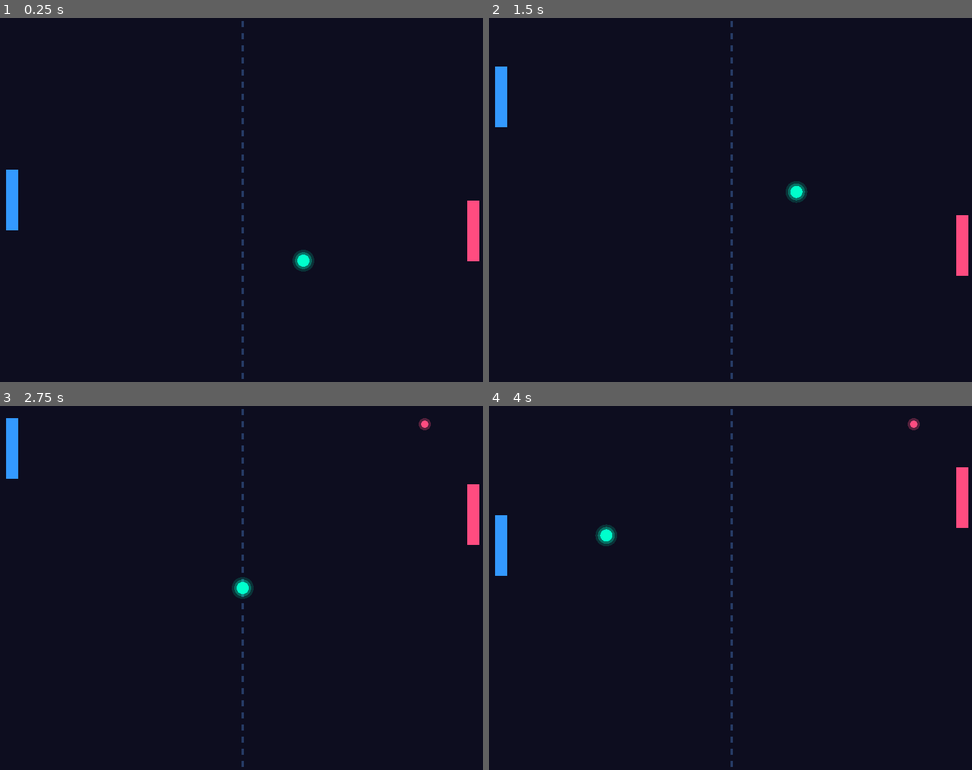
Above: before the commit, frames 1-4 (two rows, left to right).
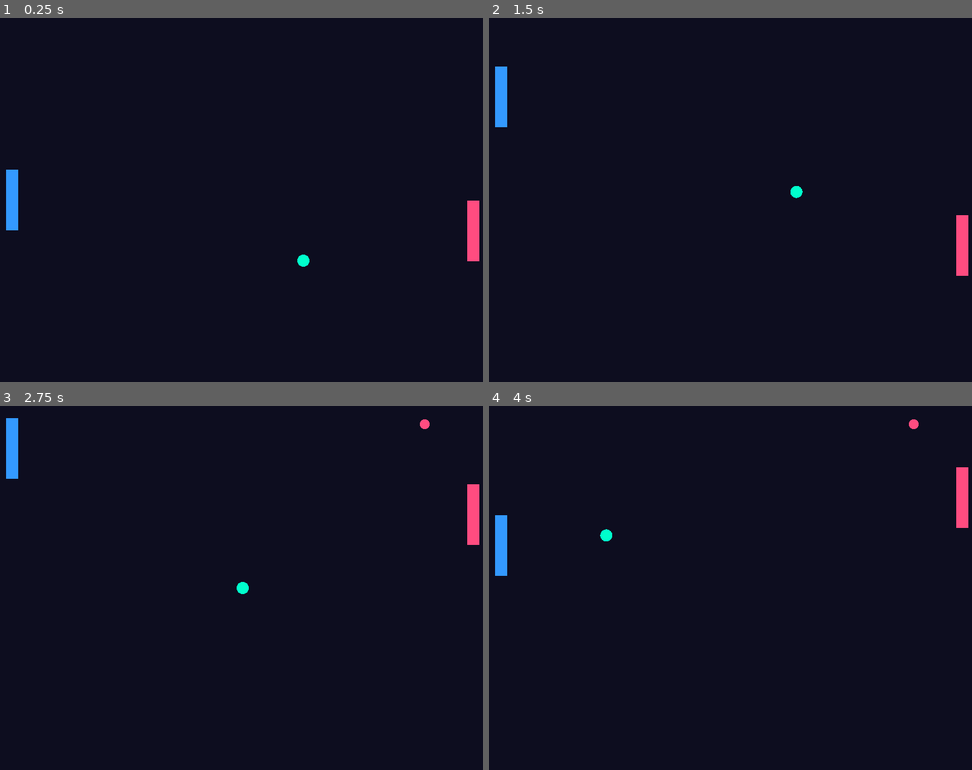
Above: after the commit, the same moments.

Repository: wenzy-tech/godot-pong
Game: Godot game, scene res://Main.tscn
Same seed, same stepped clock (60 frames per second), same inputs: the game is played once before the commit and once after it.
Inputs:
- Up to frame 1 (0.25 s): no input
- Up to frame 2 (1.5 s): hold W (move_up) 0.53-1.28 s; hold S (move_down) from 1.28 s (still down)
- Up to frame 3 (2.75 s): release S (move_down) at 2.03 s; hold W (move_up) from 2.03 s (still down)
- Up to frame 4 (4 s): release W (move_up) at 3.53 s; hold S (move_down) from 3.53 s (still down)

The runs differ from the first frame. In frame 1, 0.4% of the frame differs, in the area x 50-66%, y 0-100%; in frame 2, 0.4%; in frame 3, 0.4%; in frame 4, 0.4%, in the area x 21-90%, y 0-100%.

Commit message:
V31: Simplified drawing - no glow effects, no loops

Diff:
--- a/Main.gd
+++ b/Main.gd
@@ -14,7 +14,7 @@
 var score2 = 0
 
 func _ready():
-	print("DEBUG: _ready called")
+	print("DEBUG V31: _ready called")
 
 func _process(delta):
 	ball_position += ball_velocity * delta
@@ -54,26 +54,22 @@
 	ball_velocity = Vector2(400 * (1 if randf() > 0.5 else -1), 400 * (1 if randf() > 0.5 else -1))
 
 func _draw():
+	# Background
 	draw_rect(Rect2(0, 0, 800, 600), Color(0.05, 0.05, 0.12))
 
-	for i in range(0, 600, 20):
-		draw_rect(Rect2(398, i + 5, 4, 10), Color(0.3, 0.5, 0.8, 0.4))
-
-	draw_circle(ball_position, ball_radius * 1.8, Color(0.0, 0.8, 0.6, 0.2))
-	draw_circle(ball_position, ball_radius * 1.4, Color(0.0, 1.0, 0.8, 0.3))
+	# Ball - solid cyan circle
 	draw_circle(ball_position, ball_radius, Color(0.0, 1.0, 0.8))
 
-	draw_rect(Rect2(10, pad1_pos.y - pad1_height * 0.5, 20, pad1_height), Color(0.2, 0.6, 1.0, 0.35), true, 6)
+	# Left paddle - solid blue rectangle
 	draw_rect(Rect2(10, pad1_pos.y - pad1_height * 0.5, 20, pad1_height), Color(0.2, 0.6, 1.0))
 
-	draw_rect(Rect2(770, pad2_pos.y - pad2_height * 0.5, 20, pad2_height), Color(1.0, 0.3, 0.5, 0.35), true, 6)
+	# Right paddle - solid pink rectangle
 	draw_rect(Rect2(770, pad2_pos.y - pad2_height * 0.5, 20, pad2_height), Color(1.0, 0.3, 0.5))
 
-	for i in range(score1):
-		draw_circle(Vector2(100 + i * 25, 30), 10, Color(0.2, 0.6, 1.0, 0.3))
-		draw_circle(Vector2(100 + i * 25, 30), 6, Color(0.2, 0.6, 1.0))
-	for i in range(score2):
-		draw_circle(Vector2(700 - i * 25, 30), 10, Color(1.0, 0.3, 0.5, 0.3))
-		draw_circle(Vector2(700 - i * 25, 30), 6, Color(1.0, 0.3, 0.5))
+	# Simple score indicator
+	if score1 > 0:
+		draw_circle(Vector2(100, 30), 8, Color(0.2, 0.6, 1.0))
+	if score2 > 0:
+		draw_circle(Vector2(700, 30), 8, Color(1.0, 0.3, 0.5))
 
-	print("DEBUG: _draw called")
+	print("DEBUG V31: _draw called")
Not shown, changed: index.pck
